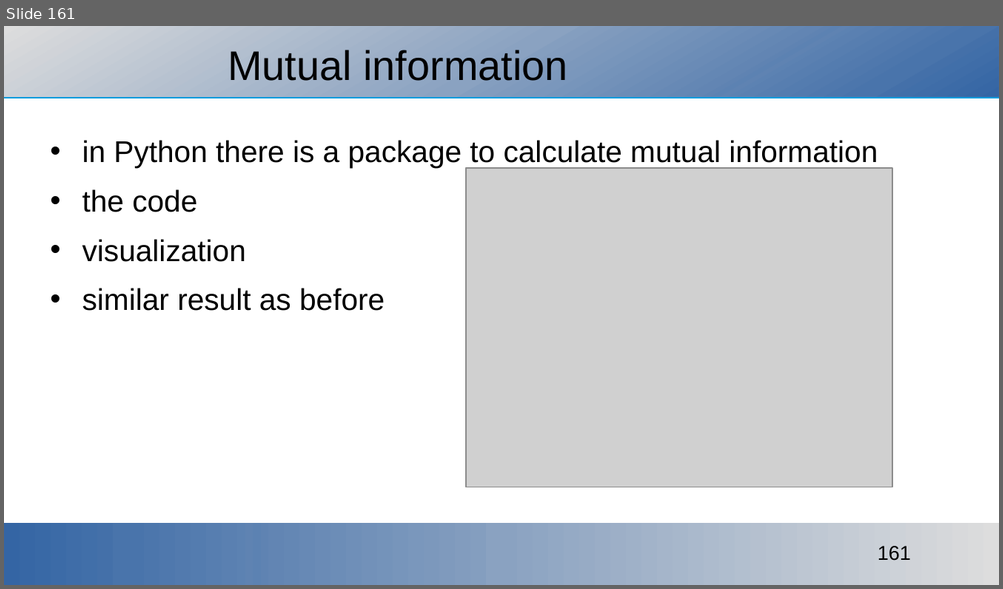
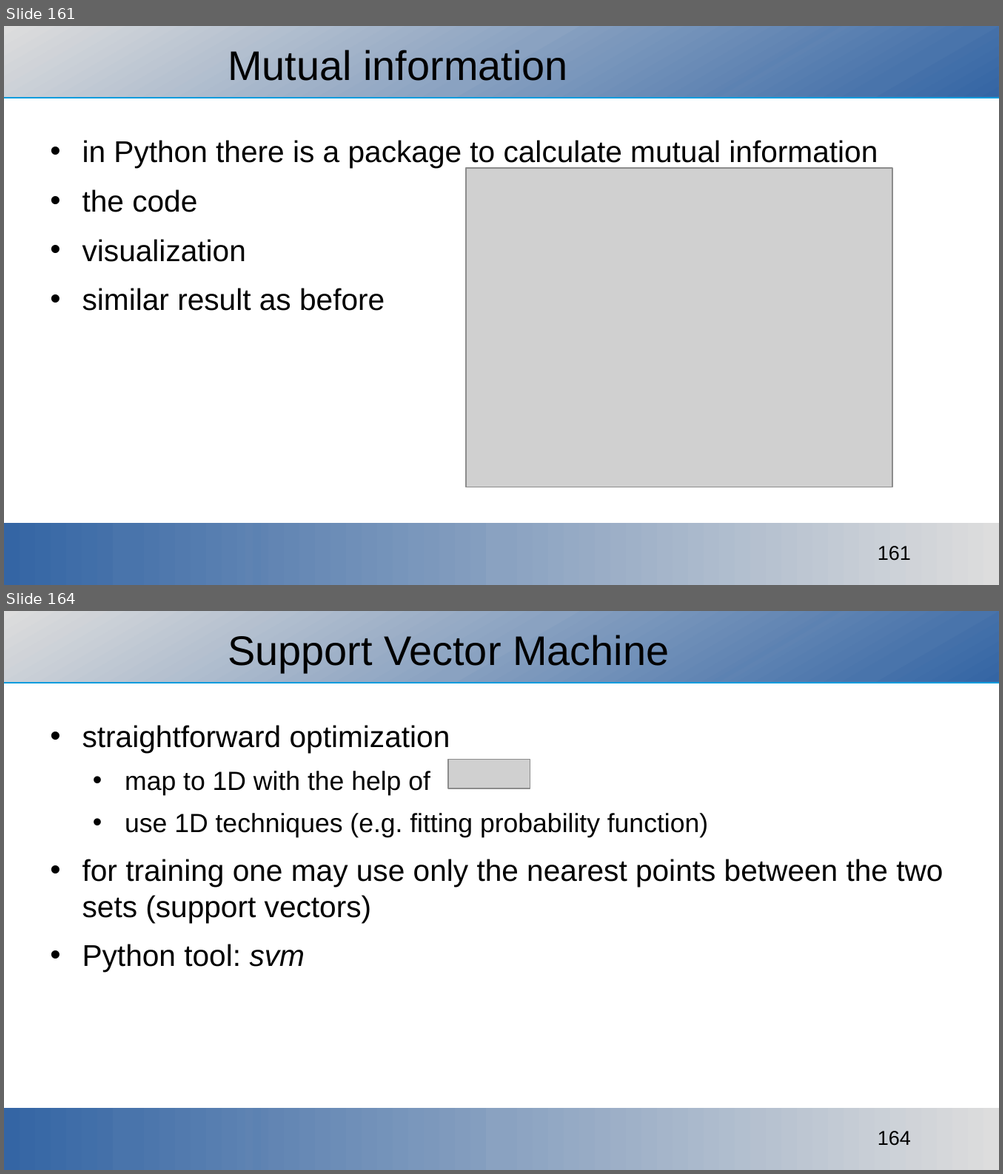
Before and after one commit to ajakovac/ML-in-Practice-I, a slide deck: ML in practice.odp. Shown one above the other, each under a label of ours: slide 161 before the commit, slides 161 and 164 after it; the slides between them are not shown. The pictures are 1003x589 and 1003x1174 pixels, drawn with LibreOffice and Linux fonts; fonts in the diff are those of the drawing; grey boxes stand for pictures; background and template pictures are left out. Boxes give left, top, right and bottom in pixels: in the first picture for what was removed or moved away, otherwise in the second. Text is boxed around its words. In the diff, an @@ line names an element or a change of style, - is before the commit and + after.

Commit message:
support vector machine

```diff
--- a/ML in practice.odp
+++ b/ML in practice.odp
@@ slide 164 added at bbox=[4, 611, 999, 1170], background #FFFFFF; not listed: 3 template elements that a slide beside it also shows @@
@@ title added at bbox=[227, 635, 669, 672], 33 pt, text #000000 @@
+Support Vector Machine
@@ text added at bbox=[82, 725, 942, 972], 24 pt, text #000000 @@
+• straightforward optimization
+  • map to 1D with the help of
+  • use 1D techniques (e.g. fitting probability function)
+• for training one may use only the nearest points between the two sets (support vectors)
+• Python tool: svm
@@ picture added at bbox=[448, 759, 530, 788] @@
```
Also in this commit, not shown: 6 other slides added, 8 other files.
